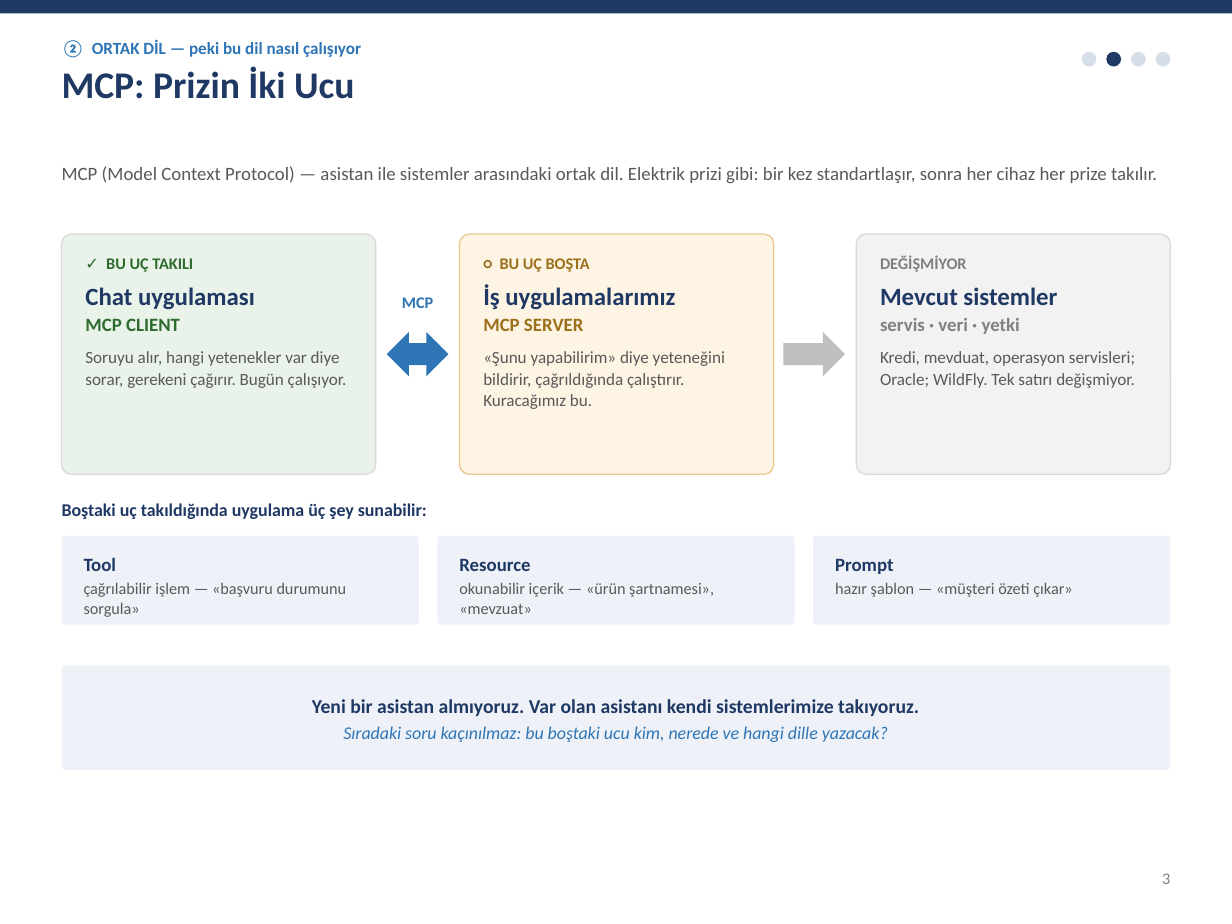
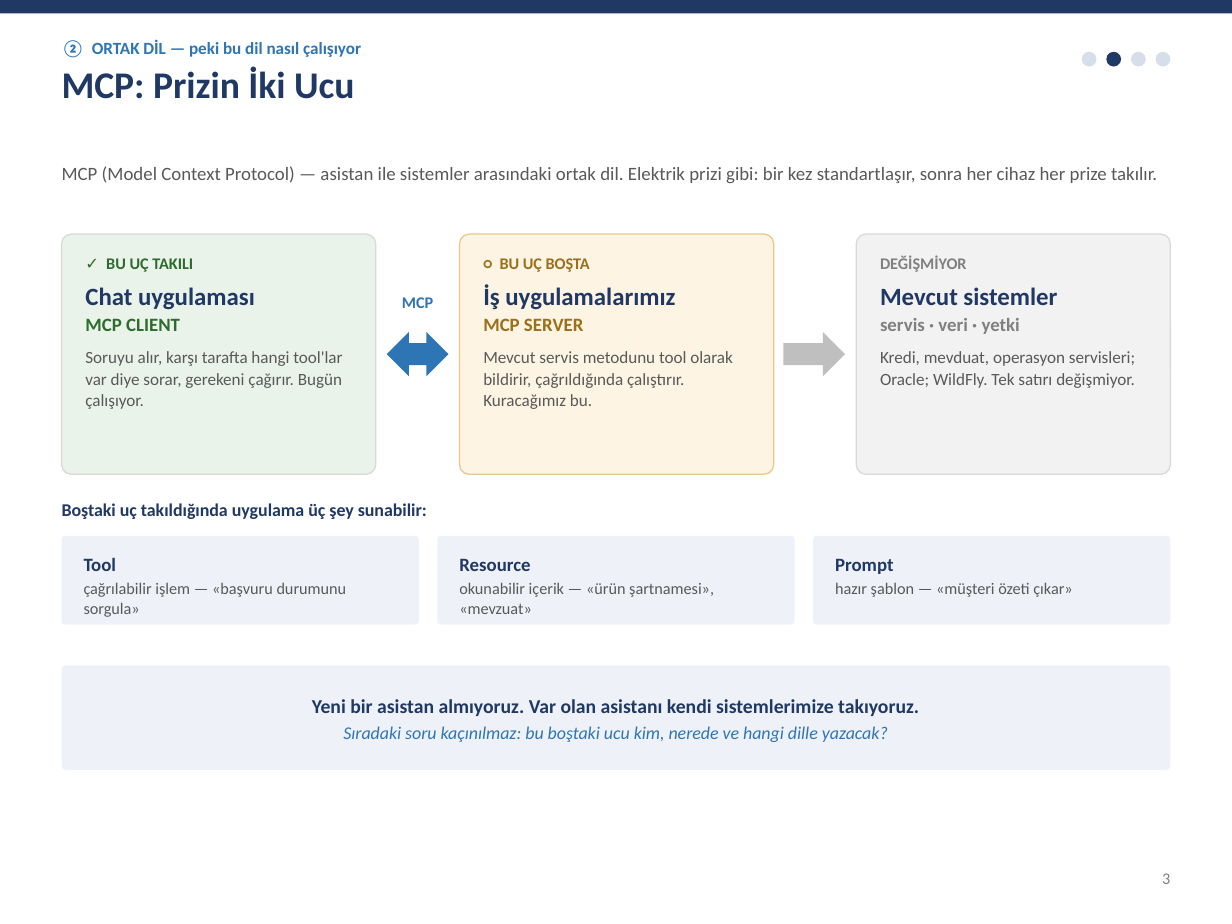
Before and after one commit to zeuseng25/zeus-fw, a slide deck: slide 3 of sunum/mcp-server-stratejisi.pptx. Drawn at 1232x924 pixels with LibreOffice and Linux fonts; fonts in the diff are those of the drawing. Boxes give left, top, right and bottom in pixels: in the first picture for what was removed or moved away, otherwise in the second. Text is boxed around its words. In the diff, an @@ line names an element or a change of style, - is before the commit and + after.

```diff
--- a/sunum/mcp-server-stratejisi.pptx
+++ b/sunum/mcp-server-stratejisi.pptx
@@ text in rounded rectangle at [85,351,342,409]: text changed @@
-Soruyu alır, hangi yetenekler var diye sorar, gerekeni çağırır. Bugün çalışıyor.
+Soruyu alır, karşı tarafta hangi tool'lar var diye sorar, gerekeni çağırır. Bugün çalışıyor.
@@ text in rounded rectangle at [483,351,733,409]: text changed @@
-«Şunu yapabilirim» diye yeteneğini bildirir, çağrıldığında çalıştırır. Kuracağımız bu.
+Mevcut servis metodunu tool olarak bildirir, çağrıldığında çalıştırır. Kuracağımız bu.
```
Also in this commit, not shown: 1 other slide changed.
